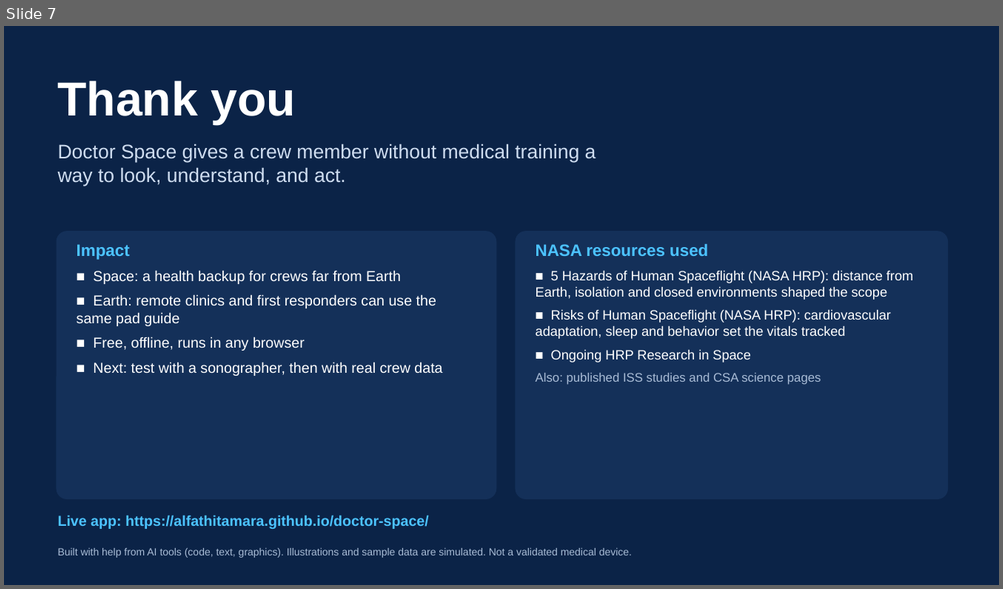
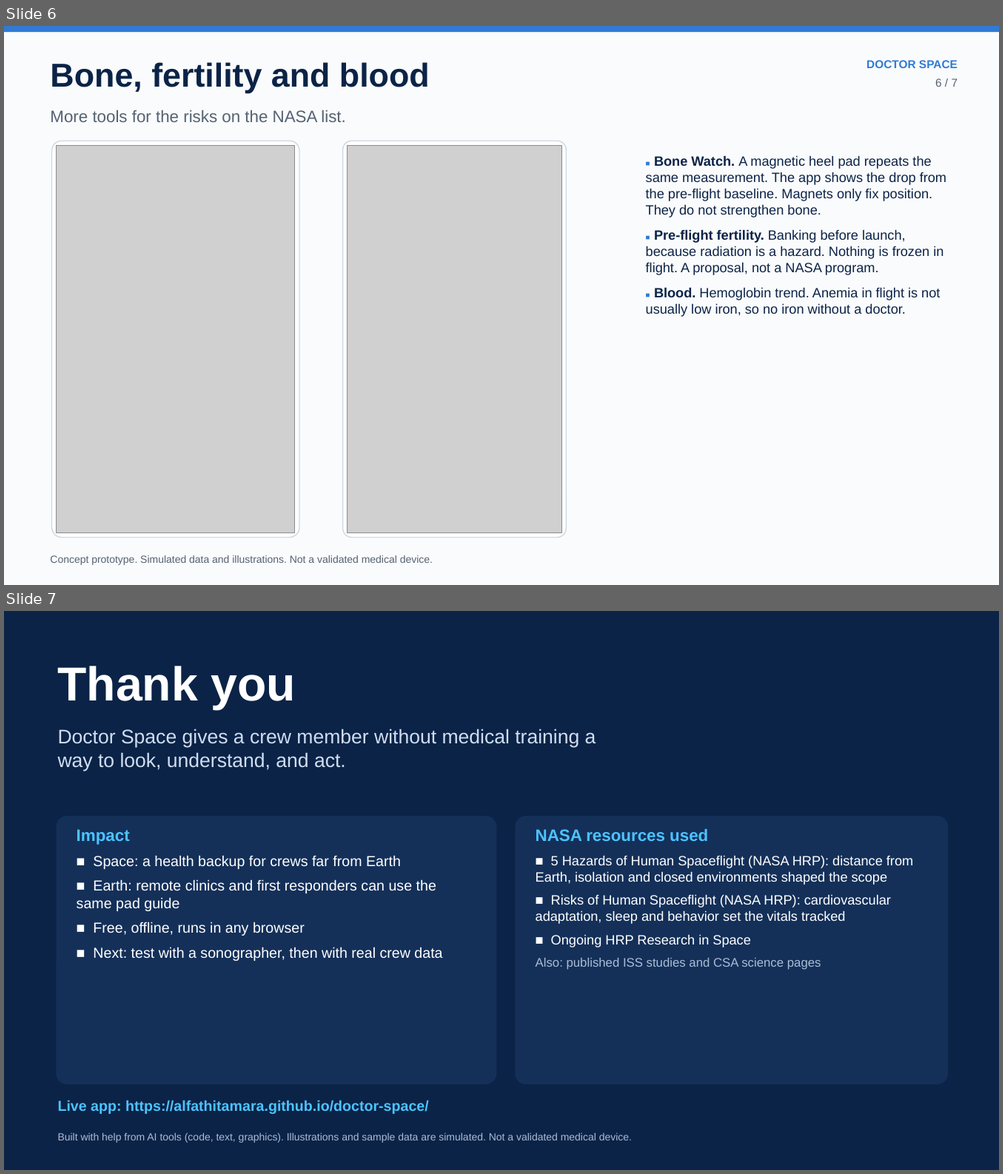
Before and after one commit to alfathitamara/Doctor-Space, a slide deck: deck/Doctor_Space_NASA_SpaceApps_2026.pptx. Shown one above the other, each under a label of ours: slide 7 before the commit, slides 6 and 7 after it. The pictures are 1003x589 and 1003x1174 pixels, drawn with LibreOffice and Linux fonts; fonts in the diff are those of the drawing; grey boxes stand for pictures. Boxes give left, top, right and bottom in pixels: in the first picture for what was removed or moved away, otherwise in the second. Text is boxed around its words. In the diff, an @@ line names an element or a change of style, - is before the commit and + after.

```diff
--- a/deck/Doctor_Space_NASA_SpaceApps_2026.pptx
+++ b/deck/Doctor_Space_NASA_SpaceApps_2026.pptx
@@ slide 6 added at (x1=4, y1=26, x2=999, y2=585), background #FAFBFC @@
@@ rectangle added at (x1=4, y1=26, x2=999, y2=32), fill #2F7BD6 @@
@@ text added at (x1=50, y1=62, x2=430, y2=93), 32 pt, text #0B2347, bold @@
+Bone, fertility and blood
@@ text added at (x1=866, y1=60, x2=957, y2=68), 11 pt, text #2F7BD6, bold @@
+DOCTOR SPACE
@@ text added at (x1=935, y1=79, x2=958, y2=87), 11 pt, text #556273 @@
+6 / 7
@@ text added at (x1=50, y1=110, x2=345, y2=122), 16 pt, text #556273 @@
+More tools for the risks on the NASA list.
@@ rounded rectangle added at (x1=52, y1=141, x2=299, y2=538), fill #FFFFFF, outline #CFD8E3 1 pt @@
@@ picture added at (x1=57, y1=145, x2=295, y2=534) @@
@@ rounded rectangle added at (x1=343, y1=141, x2=566, y2=538), fill #FFFFFF, outline #CFD8E3 1 pt @@
@@ picture added at (x1=347, y1=145, x2=561, y2=534) @@
@@ text added at (x1=646, y1=156, x2=946, y2=317), 13 pt, text #0B2347 @@
+■ Bone Watch. A magnetic heel pad repeats the same measurement. The app shows the drop from the pre-flight baseline. Magnets only fix position. They do not strengthen bone.
+■ Pre-flight fertility. Banking before launch, because radiation is a hazard. Nothing is frozen in flight. A proposal, not a NASA program.
+■ Blood. Hemoglobin trend. Anemia in flight is not usually low iron, so no iron without a doctor.
@@ text added at (x1=50, y1=556, x2=432, y2=565), 10 pt, text #556273 @@
+Concept prototype. Simulated data and illustrations. Not a validated medical device.
```
Also in this commit, not shown: 3 slides changed, 1 other slide added, 2 slides removed, 2 other files.
